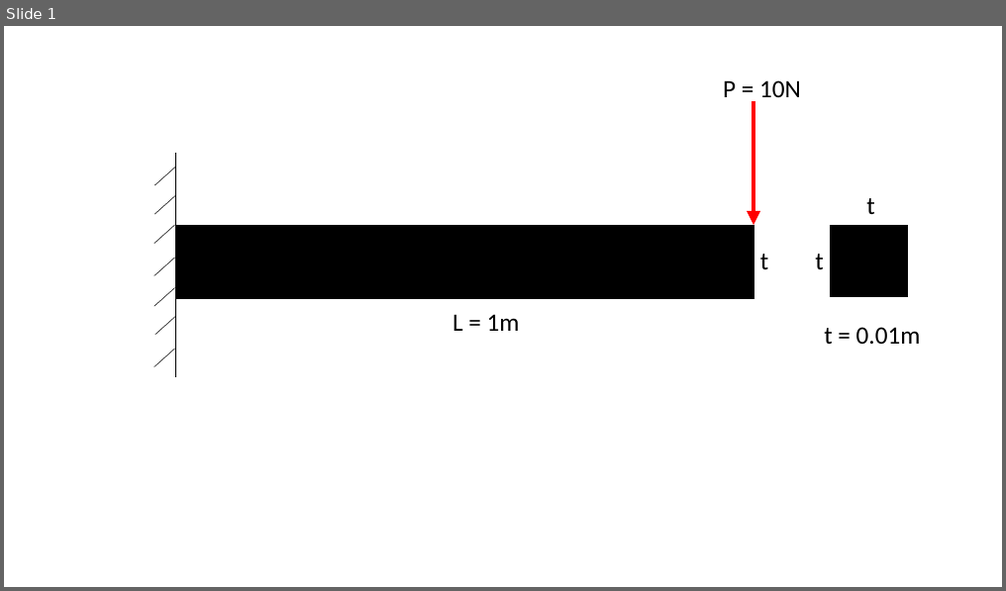
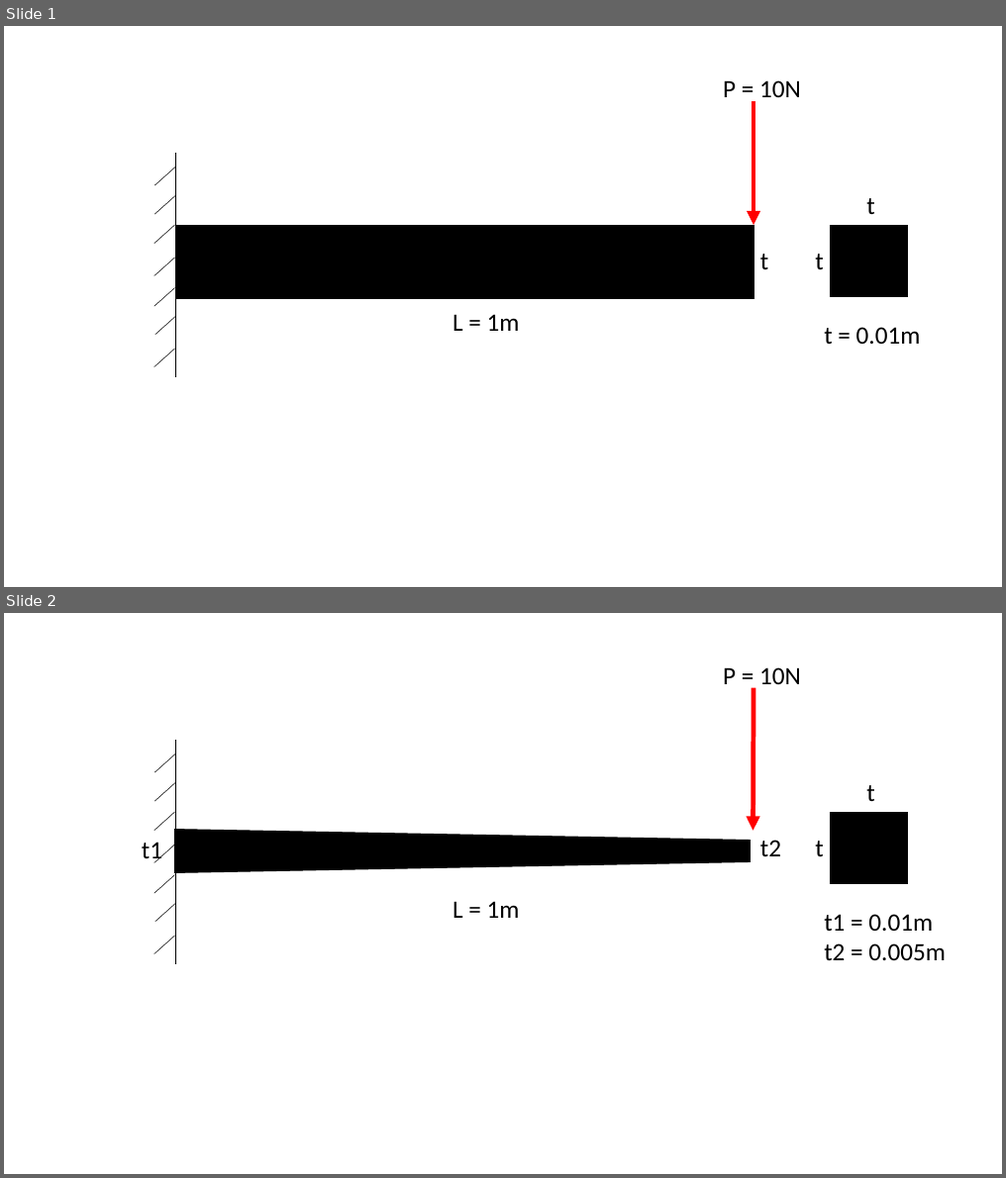
Before and after one commit to JSummerfield17/ME7120_Project1, a slide deck: Basic Beam Slides.pptx. Shown one above the other, each under a label of ours: slide 1 before the commit, slides 1 and 2 after it. The pictures are 1006x591 and 1006x1178 pixels, drawn with LibreOffice and Linux fonts; fonts in the diff are those of the drawing. Boxes give left, top, right and bottom in pixels: in the first picture for what was removed or moved away, otherwise in the second. Text is boxed around its words. In the diff, an @@ line names an element or a change of style, - is before the commit and + after.

```diff
--- a/Basic Beam Slides.pptx
+++ b/Basic Beam Slides.pptx
@@ slide 2 added at [4,613,1002,1174], background #FFFFFF @@
@@ group added at [142,667,944,964]: 8 lines, 7 texts, 1 arrow, 1 rectangle, 1 trapezoid @@
+P = 10N
+t2
+t
+t
+L = 1m
+t1 = 0.01m
+t2 = 0.005m
+t1
```
Also in this commit, not shown: 13 other files.
